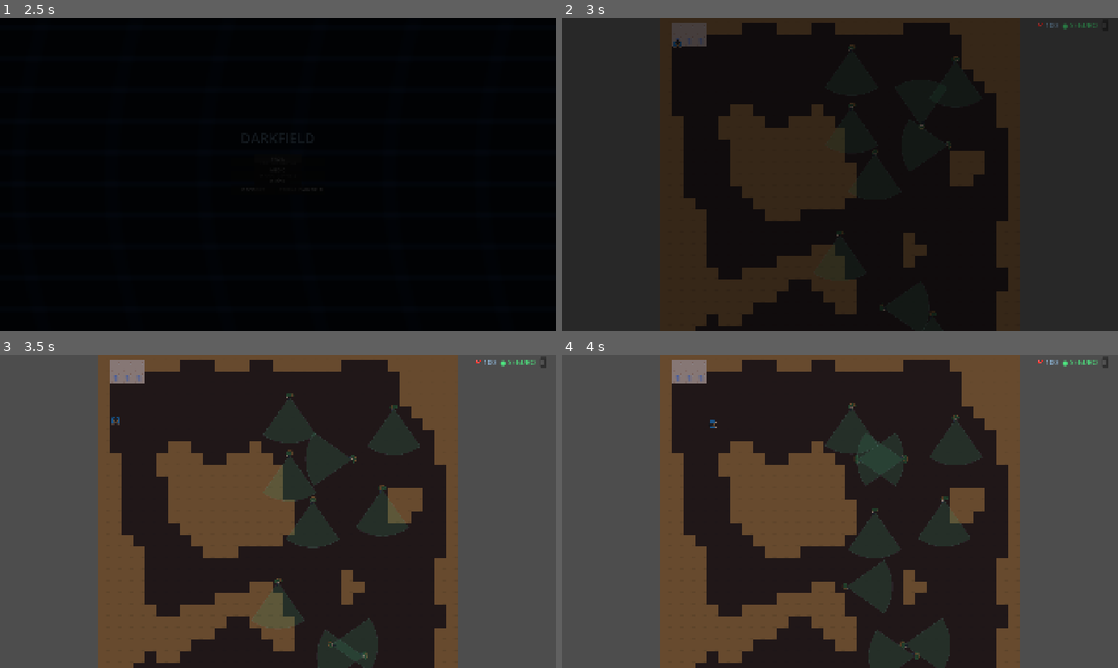
Above: before the commit, frames 1-4 (two rows, left to right).
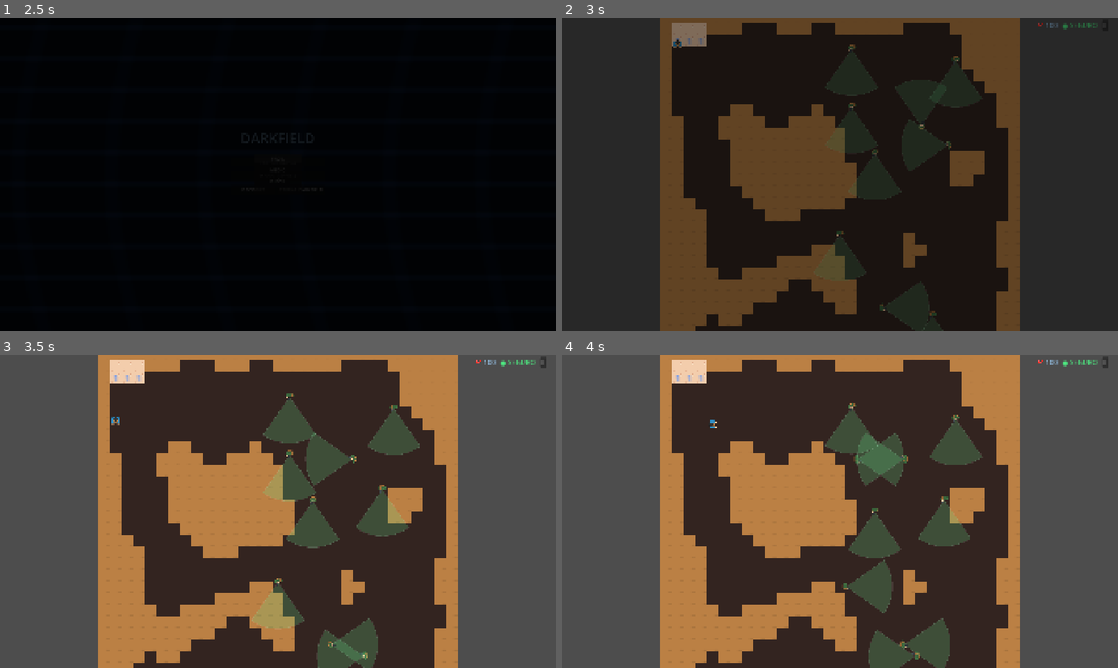
Above: after the commit, the same moments.

Repository: MayraSRS04/Darkfield
Game: Godot game, scene res://scenes/00_menu.tscn
Same seed, same stepped clock (60 frames per second), same inputs: the game is played once before the commit and once after it.
Inputs:
- Up to frame 1 (2.5 s): tap Enter (ui_accept) at 0.5, 0.77 s; hold Right (ui_right) 0.53-1.25 s; tap Space at 0.6 s; click "PARTIDA RÁPIDA" at 1.25 s; click "FÁCIL" at 2 s
- Up to frame 2 (3 s): hold Down (ui_down) from 2.78 s (still down); tap F at 2.85 s
- Up to frame 3 (3.5 s): keep holding Down (ui_down); tap Enter (ui_accept) at 3.02 s
- Up to frame 4 (4 s): release Down (ui_down) at 3.53 s; hold Right (ui_right) from 3.53 s (still down); tap E at 3.6 s

Frame 1 is identical in both runs. In frame 2, 23% of the frame differs, in the area x 17-83%, y 0-100%; in frame 3, 29%; in frame 4, 30%.

Commit message:
fix: tilesets

Diff:
--- a/recursos/tilesets/mundo.tres
+++ b/recursos/tilesets/mundo.tres
@@ -1,12 +1,27 @@
 [gd_resource type="TileSet" format=3 uid="uid://i7ijb6r1478w"]
 
-[ext_resource type="Texture2D" uid="uid://dgbwd8f00jxn8" path="res://recursos/tilesets/revelada.png" id="1_iyo8b"]
-[ext_resource type="Texture2D" uid="uid://cgy7vk3vs1r47" path="res://recursos/tilesets/pared.png" id="2_4l1vf"]
-[ext_resource type="Texture2D" uid="uid://o2ov8nn68kxe" path="res://recursos/tilesets/suelo.png" id="3_iyo8b"]
+[ext_resource type="Texture2D" uid="uid://kaqga3gasuo2" path="res://recursos/tilesets/revelada.png" id="1_iyo8b"]
+[ext_resource type="Texture2D" uid="uid://b2qemmi3tre24" path="res://recursos/tilesets/pared.png" id="2_4l1vf"]
+[ext_resource type="Texture2D" uid="uid://cjqhekwkemubb" path="res://recursos/tilesets/suelo.png" id="3_iyo8b"]
 
 [sub_resource type="TileSetAtlasSource" id="TileSetAtlasSource_iyo8b"]
 texture = ExtResource("3_iyo8b")
 0:0/0 = 0
+1:0/0 = 0
+2:0/0 = 0
+3:0/0 = 0
+0:1/0 = 0
+1:1/0 = 0
+2:1/0 = 0
+3:1/0 = 0
+0:2/0 = 0
+1:2/0 = 0
+2:2/0 = 0
+3:2/0 = 0
+0:3/0 = 0
+1:3/0 = 0
+2:3/0 = 0
+3:3/0 = 0
 
 [sub_resource type="TileSetAtlasSource" id="TileSetAtlasSource_1ft31"]
 texture = ExtResource("2_4l1vf")
--- a/scenes/01_juego.tscn
+++ b/scenes/01_juego.tscn
@@ -140,7 +140,6 @@
 text = "SALIR DE LA PARTIDA"
 
 [node name="Oscuridad" type="CanvasModulate" parent="." unique_id=1244061730]
-color = Color(0.55, 0.58, 0.68, 1)
 
 [node name="FadeEntrada" type="CanvasLayer" parent="." unique_id=1169118498]
 layer = 20
Binary file changed: recursos/tilesets/suelo.png
